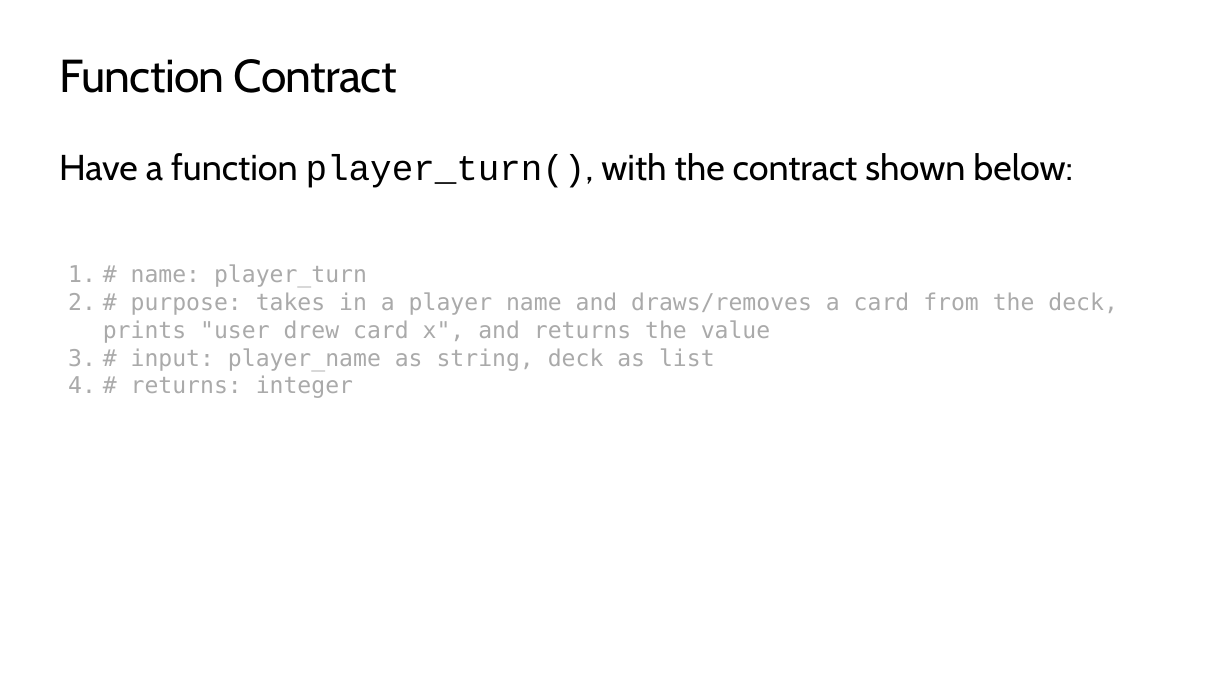
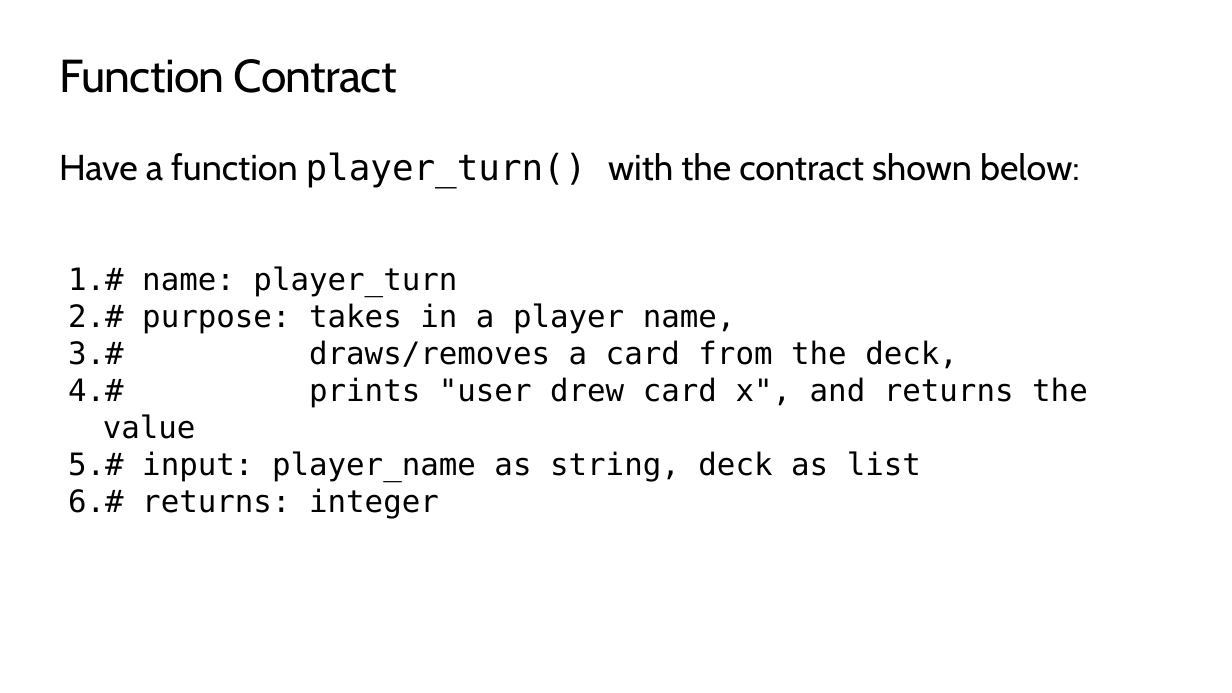
Before and after one commit to TEALSK12/2nd-semester-introduction-to-computer-science, a slide deck: slide 13 of units/3_unit/slidedecks/Intro Python 3.03 TEALS.pptx. Drawn at 1232x693 pixels with LibreOffice and Linux fonts; fonts in the diff are those of the drawing; background and template pictures are left out. Boxes give left, top, right and bottom in pixels: in the first picture for what was removed or moved away, otherwise in the second. Text is boxed around its words. In the diff, an @@ line names an element or a change of style, - is before the commit and + after.

```diff
--- a/units/3_unit/slidedecks/Intro Python 3.03 TEALS.pptx
+++ b/units/3_unit/slidedecks/Intro Python 3.03 TEALS.pptx
@@ text at <box>59,152,1080,189</box>: text changed @@
-Have a function player_turn(), with the contract shown below:
+Have a function player_turn() with the contract shown below:
@@ text at <box>142,266,921,482</box>: size 18 to 24 pt, text colour #AAAAAA to #000000 in "# name: player_turn", "# input: player_name as string, deck as ...", "# returns: integer" @@
@@ text at <box>103,303,1088,439</box>: text changed; size 18 to 24 pt; text colour #AAAAAA to #000000 @@
-2. # purpose: takes in a player name and draws/removes a card from the deck, prints "user drew card x", and returns the value
+2. # purpose: takes in a player name,
+3. # draws/removes a card from the deck,
+4. # prints "user drew card x", and returns the value
```
Also in this commit, not shown: 10 other slides changed, 18 other files.
